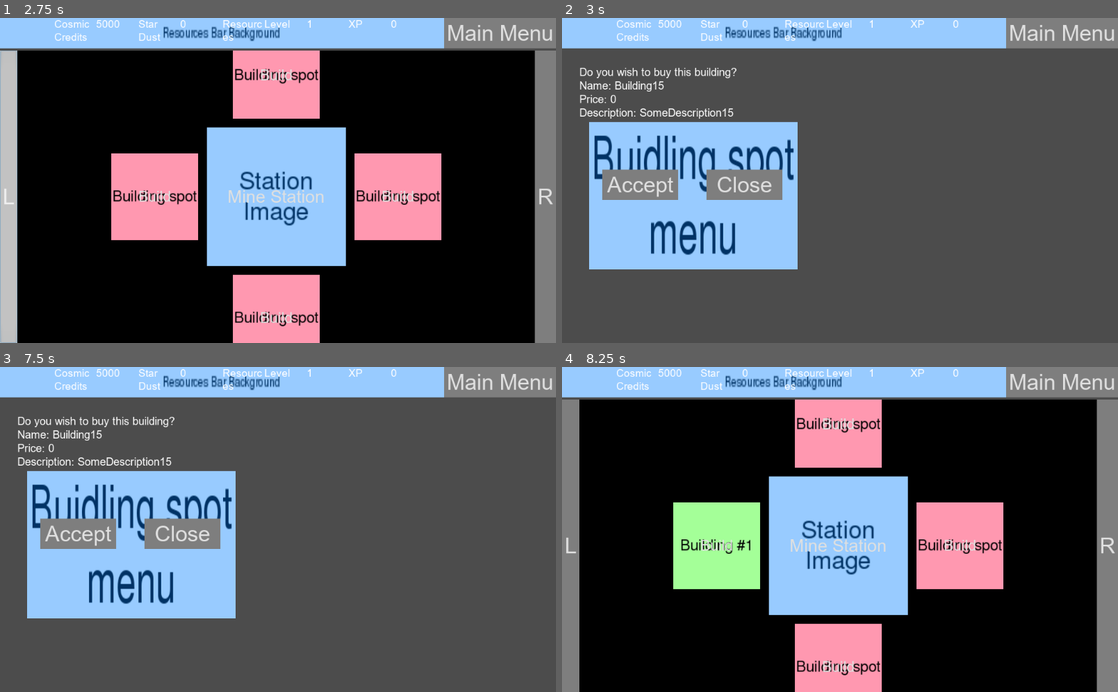
Above: before the commit, frames 1-4 (two rows, left to right).
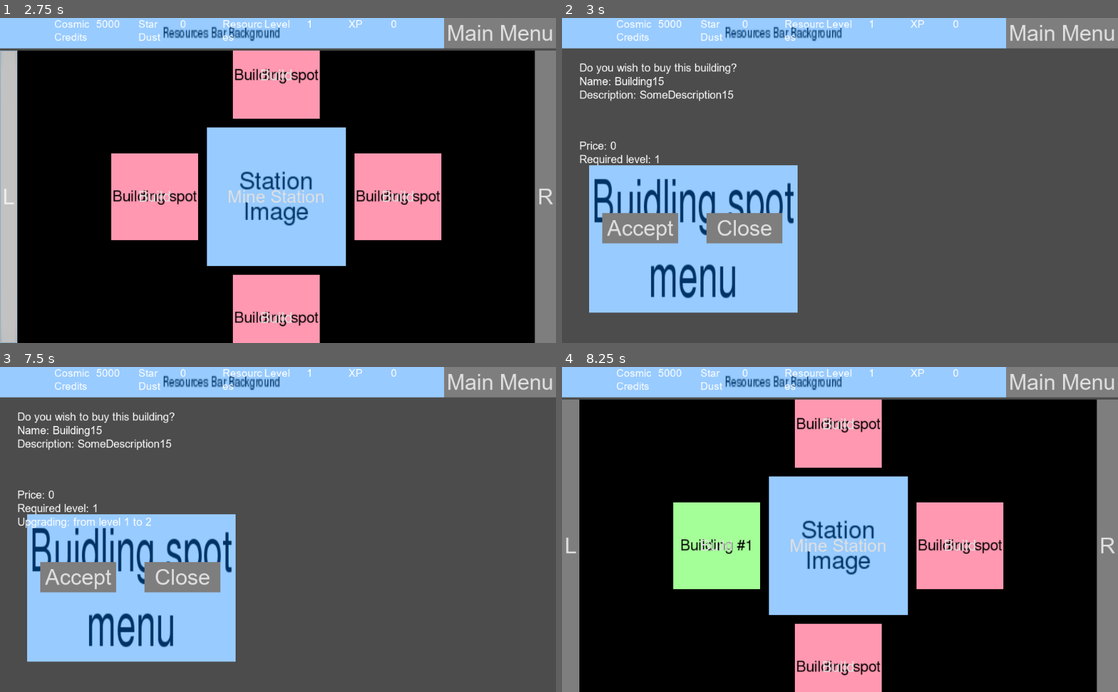
Above: after the commit, the same moments.

Repository: VB-s-game-dev-team/teraformer-game
Game: Godot game, scene res://MainScene.tscn
Two runs of this game, one before a commit and one after it. Both use one fixed random seed, a clock stepped at 60 frames per second and the inputs below.
Inputs:
- Up to frame 1 (2.75 s): click "Play" at 0.5 s; click "L" at 1.25 s; click "Mine Station" at 2 s
- Up to frame 2 (3 s): click "Build" at 2.75 s
- Up to frame 3 (7.5 s): click "Accept" at 3.5 s; click "R" at 4.25 s; click "Shop" at 5 s; click "L" at 5.75 s; click "Mine Station" at 6.5 s; click "Build" at 7.25 s
- Up to frame 4 (8.25 s): click "Accept" at 8 s

Frame 1 is identical in both runs. In frame 2, 19% of the frame differs, in the area x 3-43%, y 13-91%; in frame 3, 19%; in frame 4, nothing differs.

Commit message:
Better building description and its logic

Diff:
--- a/Planet/BuildingDialog.gd
+++ b/Planet/BuildingDialog.gd
@@ -1,37 +1,63 @@
 extends Control
 
+# Variables pulled from elsewhere and used here
 var selected_idx = -1
 var _selected_price: int
 var _selected_name: String
 var _selected_description: String
+var _selected_required_level: int
+var _selected_my_level: int
 
+# Other nodes
 onready var Planet := get_parent().get_parent().get_parent()
 onready var BuildingSpots := get_parent().get_node("ViewportContainer/Viewport/PlanetRotationNode/BuildingSpots")
 
-onready var BuildingInfo := $BuildingInfo
+onready var BuildingInfo1 := $BuildingInfo1
+onready var BuildingInfo2 := $BuildingInfo2
 
 onready var NotEnoughMoneyMessage := $BuyMenu/NotEnoughMoneyMessage
 onready var NotEnoughLevelMessage := $BuyMenu/NotEnoughLevelMessage
 onready var MaxLevelMessage := $BuyMenu/MaxLevelMessage
 
-var _info_text := "Do you wish to buy this building? \nName: %s \nPrice: %s \nDescription: %s"
+# Info text strings
+var _info_text1 := "Do you wish to buy this building? \nName: %s \nDescription: %s"
+var _info_text2 := "Price: %s \nRequired level: %s \n%s"
 
+# Ready
 func _ready() -> void:
 	for bs in BuildingSpots.get_children():
 		bs.connect("open_buy_menu", self, "_on_BuildingSpot_open_buy_menu")
 
-func _set_building_variables():
+# Setting all the variables from elsewhere
+func _set_building_variables() -> void:
 	_selected_price = Planet.building_prices[selected_idx]
 	_selected_name = Planet.building_spot_names[selected_idx]
 	_selected_description = Planet.building_descriptions[selected_idx]
-	BuildingInfo.text = _info_text % [_selected_name, _selected_price, _selected_description]
+	_selected_my_level = Planet.global_stuff.get_building_level(selected_idx)
+
+	if len(Planet.building_level_requirements[selected_idx]) > _selected_my_level + 1:
+		_selected_required_level = Planet.building_level_requirements[selected_idx][_selected_my_level + 1]
+	else:
+		_selected_required_level = -1  # Means max level
+
+# Setting building info text
+func _set_building_info_text() -> void:
+	BuildingInfo1.text = _info_text1 % [_selected_name, _selected_description]
+	var is_max := _selected_required_level == -1
+	var price_text := "-" if is_max else str(_selected_price)
+	var level_req_text := "-" if is_max else str(_selected_required_level)
+	var upgrading_text := "-" if is_max else "from level %s to %s" % [_selected_my_level, _selected_my_level + 1]
+	var action_text := " " if _selected_my_level == 0 else "Upgrading: " + upgrading_text
+	BuildingInfo2.text = _info_text2 % [price_text, level_req_text, action_text]
 
 # Opening the buy menu
 func _on_BuildingSpot_open_buy_menu(idx) -> void:
 	selected_idx = idx
 	_set_building_variables()
+	_set_building_info_text()
 	_switch_dialog_to(true)
 
+# Closing the menu
 func _on_BuildingDialogCloseButton_pressed() -> void:
 	selected_idx = -1
 	_switch_dialog_to(false)
@@ -39,6 +65,7 @@
 	NotEnoughLevelMessage.visible = false
 	MaxLevelMessage.visible = false
 
+# Buying the building
 func _on_BuildingDialogAcceptButton_pressed() -> void:
 	match _is_required_level_and_price():
 		Buying.POSSIBLE:
@@ -56,6 +83,7 @@
 		_:
 			print("!ERROR! Buying didn't go as planned !ERROR!")
 
+# Checks the required level and price, also max level
 func _is_required_level_and_price() -> int:
 	if Planet.global_stuff.cosmic_credits_count < _selected_price:
 		return Buying.NOT_ENOUGH_CC
@@ -68,11 +96,14 @@
 	else:
 		return Buying.NOT_ENOUGH_LVL
 
+# Opens / closes the dialog
 func _switch_dialog_to(on: bool) -> void:
 	get_parent().get_node("LeftRotateButton").visible = !on
 	get_parent().get_node("RightRotateButton").visible = !on
-	BuildingInfo.visible = on
+	BuildingInfo1.visible = on
+	BuildingInfo2.visible = on
 	get_parent().get_node("ViewportContainer/Viewport/PlanetRotationNode").visible = !on
 	visible = on
 
+# Different buying possibilities that can occur
 enum Buying {POSSIBLE, NOT_ENOUGH_CC, NOT_ENOUGH_LVL, MAX_LVL}
--- a/Planet/Planet.tscn
+++ b/Planet/Planet.tscn
@@ -96,9 +96,9 @@
 
 [node name="MenuTexture" type="TextureRect" parent="MainContainer/PlanetContainer/BuildingDialog/BuyMenu"]
 pause_mode = 2
-margin_top = 64.0
+margin_top = 144.0
 margin_right = 384.0
-margin_bottom = 336.0
+margin_bottom = 416.0
 texture = ExtResource( 11 )
 expand = true
 __meta__ = {
@@ -108,9 +108,9 @@
 [node name="BuildingDialogCloseButton" type="Button" parent="MainContainer/PlanetContainer/BuildingDialog/BuyMenu"]
 pause_mode = 2
 margin_left = 216.0
-margin_top = 152.0
+margin_top = 232.0
 margin_right = 356.0
-margin_bottom = 208.0
+margin_bottom = 288.0
 text = "Close"
 __meta__ = {
 "_edit_use_anchors_": false
@@ -119,9 +119,9 @@
 [node name="BuildingDialogAcceptButton" type="Button" parent="MainContainer/PlanetContainer/BuildingDialog/BuyMenu"]
 pause_mode = 2
 margin_left = 24.0
-margin_top = 152.0
+margin_top = 232.0
 margin_right = 164.0
-margin_bottom = 208.0
+margin_bottom = 288.0
 text = "Accept"
 __meta__ = {
 "_edit_use_anchors_": false
@@ -130,10 +130,10 @@
 [node name="NotEnoughMoneyMessage" type="Label" parent="MainContainer/PlanetContainer/BuildingDialog/BuyMenu"]
 visible = false
 modulate = Color( 1, 0, 0, 1 )
-margin_left = -32.0
-margin_top = 360.0
-margin_right = 448.0
-margin_bottom = 416.0
+margin_left = -40.0
+margin_top = 432.0
+margin_right = 440.0
+margin_bottom = 488.0
 text = "Not enough cosmic credits!"
 __meta__ = {
 "_edit_use_anchors_": false
@@ -143,9 +143,9 @@
 visible = false
 modulate = Color( 1, 0, 0, 1 )
 margin_left = -32.0
-margin_top = 360.0
+margin_top = 432.0
 margin_right = 448.0
-margin_bottom = 416.0
+margin_bottom = 488.0
 text = "Insufficient level!!"
 __meta__ = {
 "_edit_use_anchors_": false
@@ -155,21 +155,32 @@
 visible = false
 modulate = Color( 1, 0, 0, 1 )
 margin_left = -32.0
-margin_top = 360.0
+margin_top = 432.0
 margin_right = 448.0
-margin_bottom = 416.0
+margin_bottom = 488.0
 text = "Building at max level!"
 __meta__ = {
 "_edit_use_anchors_": false
 }
 
-[node name="BuildingInfo" type="RichTextLabel" parent="MainContainer/PlanetContainer/BuildingDialog"]
+[node name="BuildingInfo1" type="RichTextLabel" parent="MainContainer/PlanetContainer/BuildingDialog"]
 margin_left = 32.0
-margin_top = 28.0
+margin_top = 20.0
 margin_right = 416.0
-margin_bottom = 180.0
+margin_bottom = 188.0
 custom_fonts/normal_font = SubResource( 3 )
-text = "Hello world!"
+text = "..."
+__meta__ = {
+"_edit_use_anchors_": false
+}
+
+[node name="BuildingInfo2" type="RichTextLabel" parent="MainContainer/PlanetContainer/BuildingDialog"]
+margin_left = 32.0
+margin_top = 164.0
+margin_right = 416.0
+margin_bottom = 252.0
+custom_fonts/normal_font = SubResource( 3 )
+text = "..."
 __meta__ = {
 "_edit_use_anchors_": false
 }
